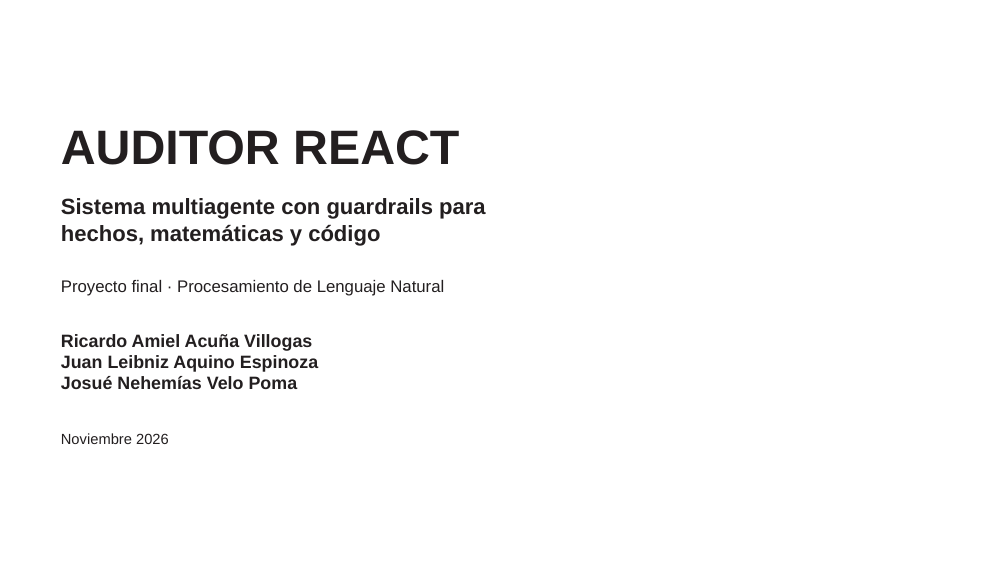
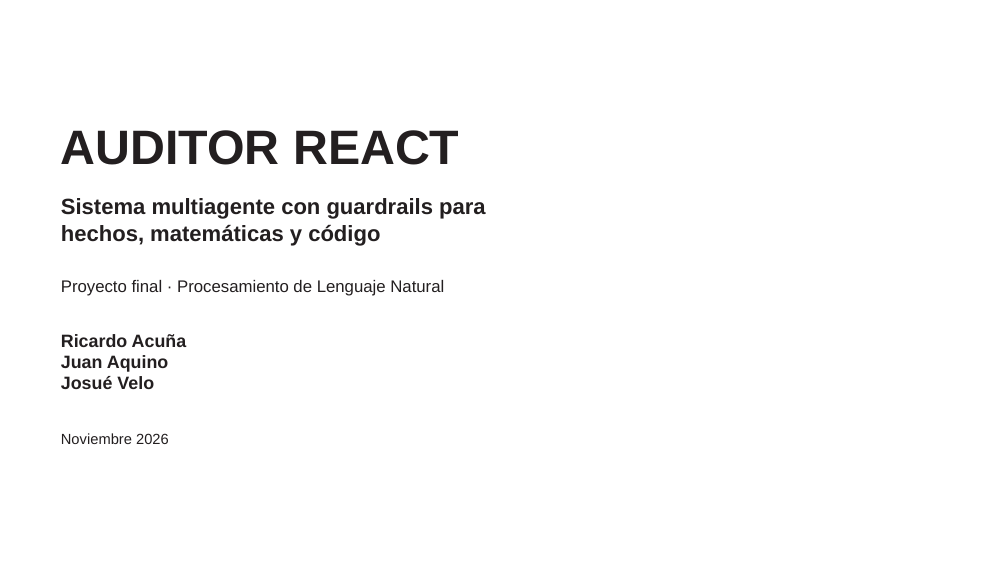
Before and after one commit to ricardoamiel/auditor-react, a slide deck: slide 1 of presentacion/Presentacion_Auditor_ReAct.pptx. Drawn at 1008x567 pixels with LibreOffice and Linux fonts; fonts in the diff are those of the drawing; background and template pictures are left out. Boxes give left, top, right and bottom in pixels: in the first picture for what was removed or moved away, otherwise in the second. Text is boxed around its words. In the diff, an @@ line names an element or a change of style, - is before the commit and + after.

```diff
--- a/presentacion/Presentacion_Auditor_ReAct.pptx
+++ b/presentacion/Presentacion_Auditor_ReAct.pptx
@@ text at box(61, 334, 187, 389): text changed @@
-Ricardo Amiel Acuña Villogas
-Juan Leibniz Aquino Espinoza
-Josué Nehemías Velo Poma
+Ricardo Acuña
+Juan Aquino
+Josué Velo
```
Also in this commit, not shown: 16 other slides changed, 25 slides added, 8 other files.
